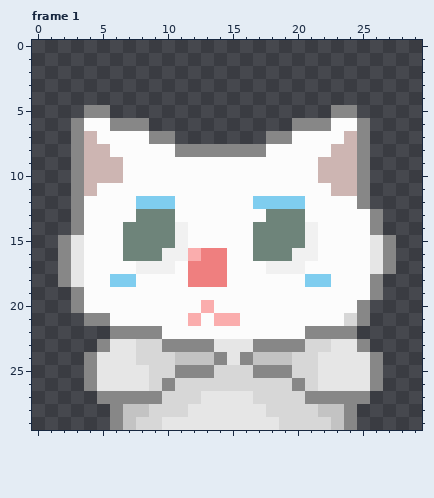
One commit to this pixel-art file: project/v3-ten-million-reward/joker.aseprite. Above, as it was before the edit.
30x30 pixels, 8 frames. Colours within 5 levels of each other are drawn and written as one. Shown: frame 1.
And afterwards:
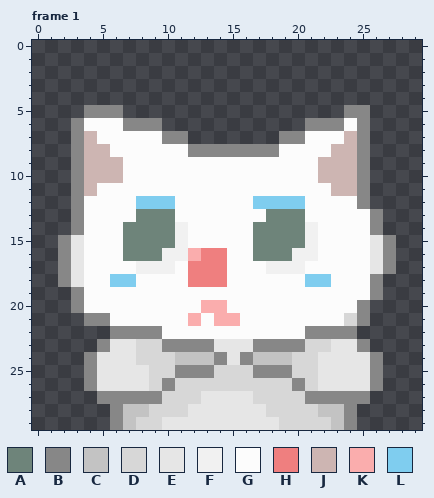
Palette (. is transparent): A #6e847a  B #878787  C #c3c3c3  D #d7d7d7  E #e6e6e6  F #f1f1f1  G #fcfcfc  H #ef7f7f  J #cdb5b2  K #faadad  L #7fcdef
The exact change:
Changed rows in their new state; - is an unchanged pixel.
Frame 1, layer "cat":
first column x 6:
 5 B----------------.-B
 6 G--B----------.--B--
 7 ---G-B------.-B-----
 8 -----G------B-------
first column x 14:
20 K
